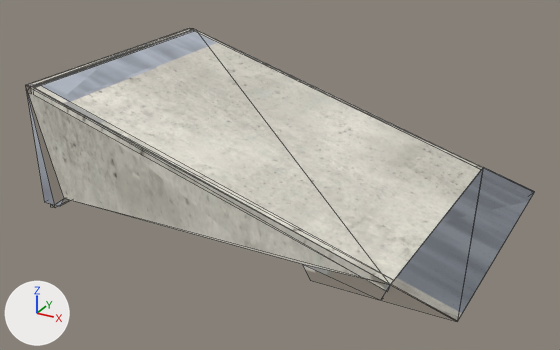
Renders of the glTF model public/katalog/modelle/bank-60l.gltf from each side of a commit.
Camera for both pictures: a 50 mm camera at (1.57, -2.97, 1.59) aimed at (-0.02, -0.08, 0.15). Arrows for +X, +Y and +Z are at lower left; the lights stay in place. The picture after the commit comes second. Mesh edges are drawn as thin lines. Vertices at exactly the same position are counted once.

The first picture shows 'SK0429_Bank_-60L.001'.
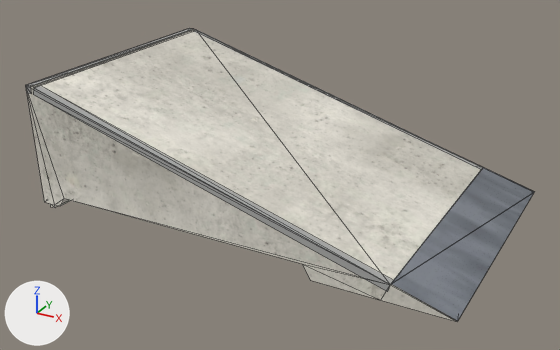
Boxes (x1, y1, x2, y2) around the edits, measured in the pictures (560 x 350 px):
part 1 of me_sk0429_bank__60l_001, reshaped
    both: (25, 28, 534, 322)
part 2 of me_sk0429_bank__60l_001, surface changed
    both: (27, 87, 457, 322)

What the commit changed:
me_sk0429_bank__60l_001 is used by ob_sk0429_bank__60l_001; location (0.0, 0.0, 0.0).
me_sk0429_bank__60l_001 had 107 vertices, 188 faces and spanned x -1.0..1.0, y -0.63..0.63, z 0.0..0.58.
me_sk0429_bank__60l_001 now has 84 vertices, 88 faces and spans x -1.0..1.0, y -0.63..0.63, z 0.0..0.58.
Part 1, on me_sk0429_bank__60l_001:
23 vertices are removed from x -0.98..1.0, y -0.62..0.62, z 0.0..0.58.
160 faces are deleted.
38 new faces join them, mat_beton_web_024.
6 new faces join them, mat_stahl_web_018.
16 new faces join them, mat_kantenwinkel_web_013.
me_sk0429_bank__60l_001 part 2: 24 kept faces spanning x -1.0..1.0, y -0.62..0.63, z 0.0..0.58 get new texture (UV) coordinates.
